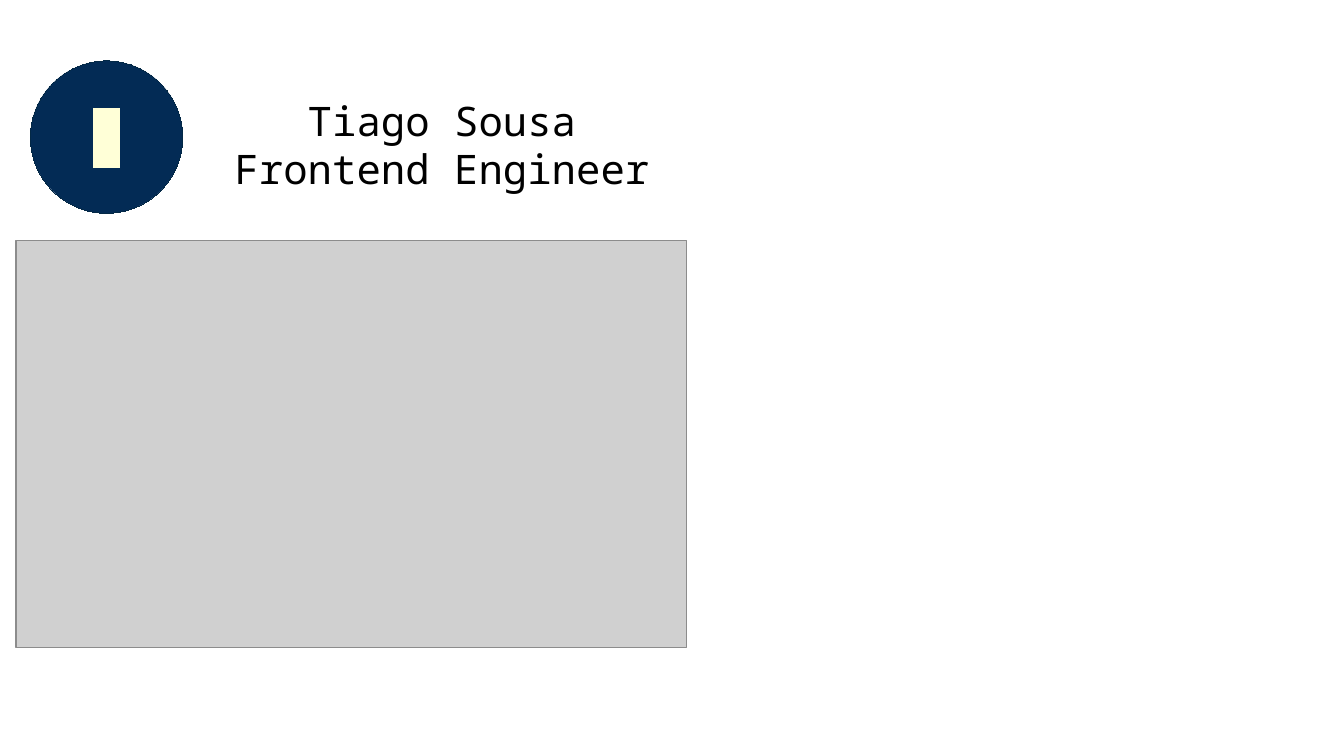
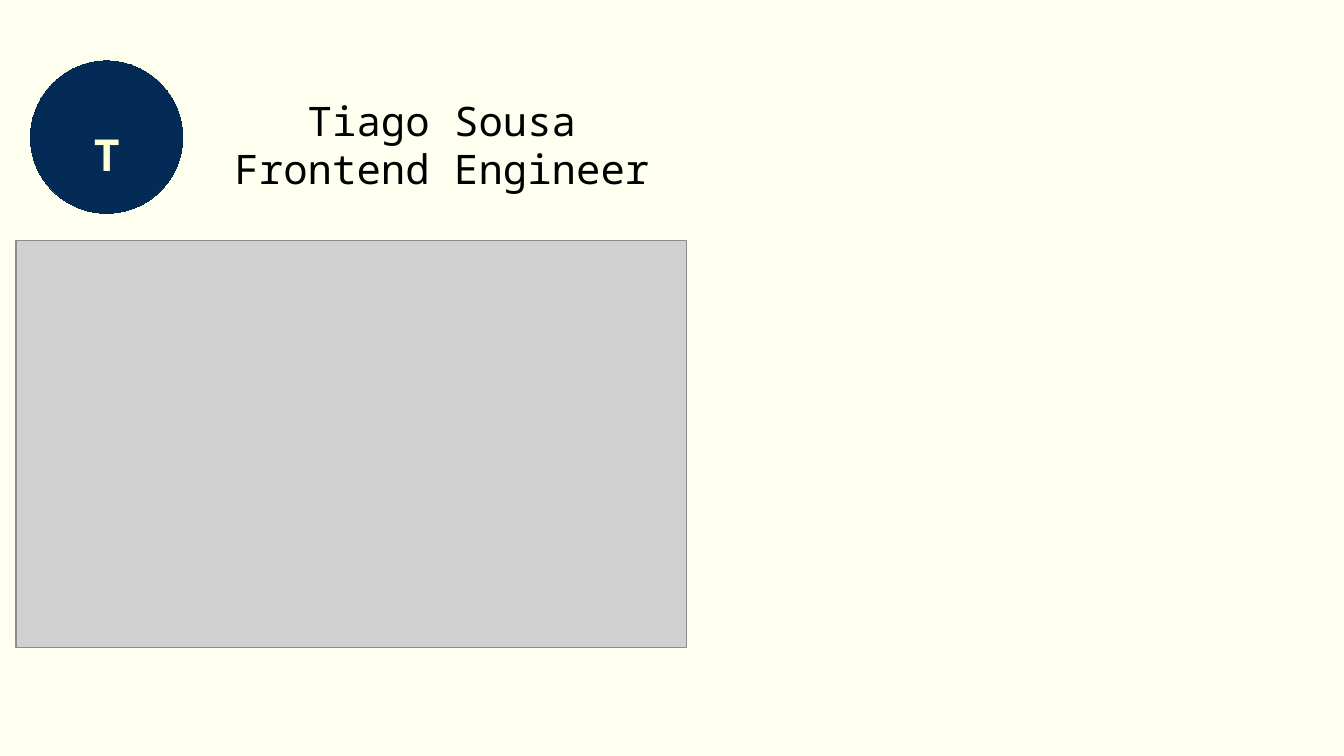
Before and after one commit to Photon-einstein/Udacity_Frontend_Web_Developer_nanodegree, a slide deck: slide 1 of 4-Second_project_CSS_techniques/src/img/Banner_photo.odp. Drawn at 1344x756 pixels with LibreOffice and Linux fonts; fonts in the diff are those of the drawing; grey boxes stand for pictures. Boxes give left, top, right and bottom in pixels: in the first picture for what was removed or moved away, otherwise in the second. Text is boxed around its words. In the diff, an @@ line names an element or a change of style, - is before the commit and + after.

```diff
--- a/4-Second_project_CSS_techniques/src/img/Banner_photo.odp
+++ b/4-Second_project_CSS_techniques/src/img/Banner_photo.odp
@@ background #FFFFFF to #FFFFF0 @@
@@ text in ellipse at <box>93,108,119,168</box>: text removed @@
-T
@@ text added at <box>94,139,120,171</box>, 26 pt, text #FFFFD7, bold @@
+T
```
Also in this commit, not shown: 4 other files.
